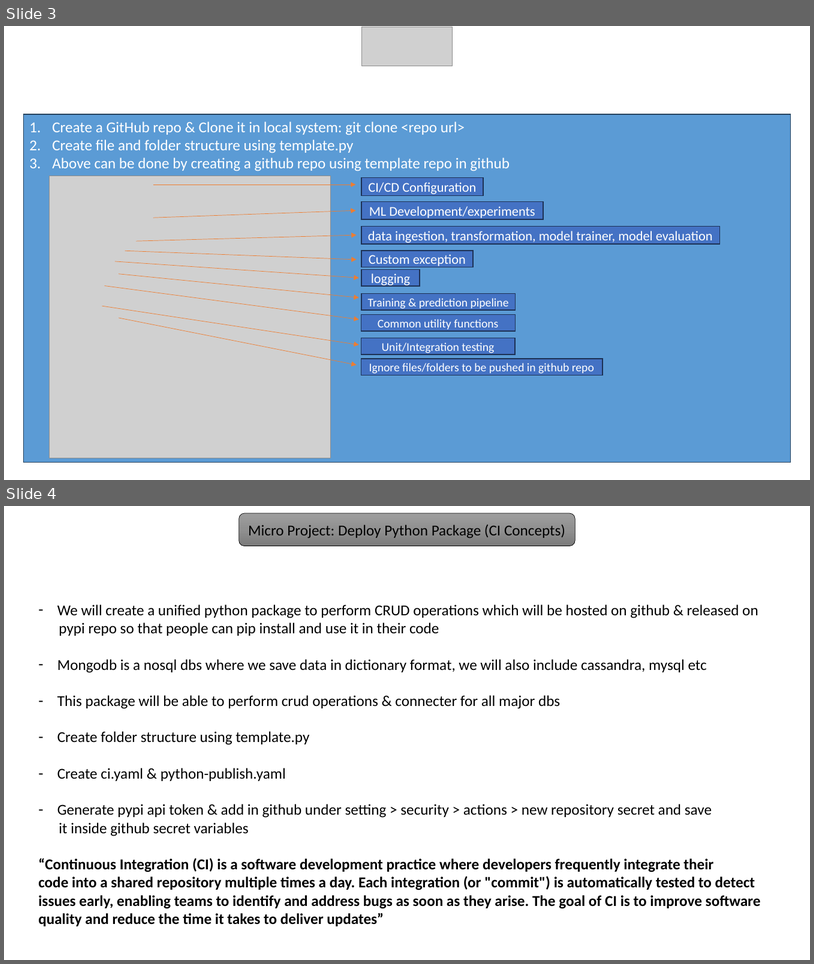
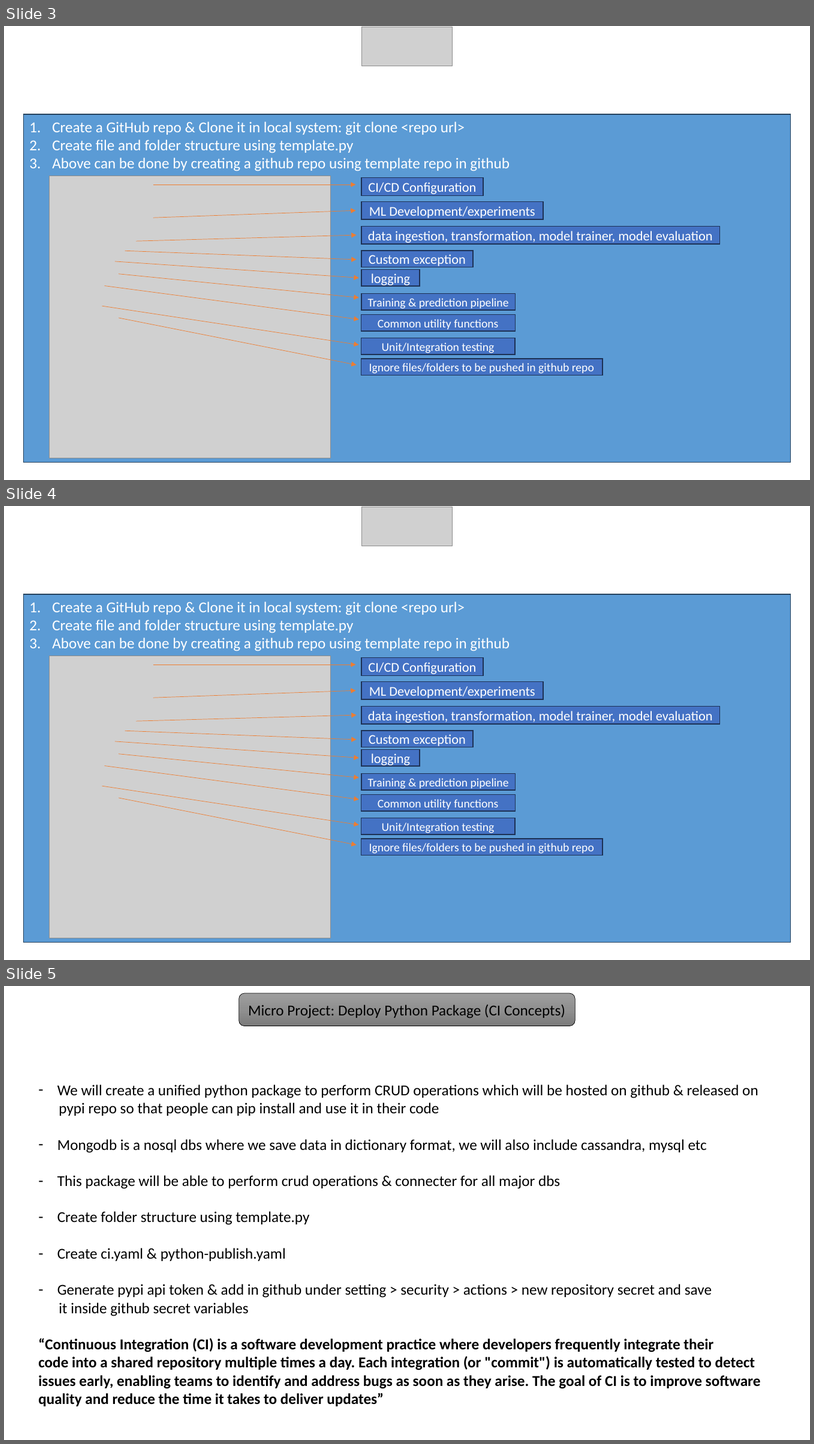
Before and after one commit to iamprashantjain/end-to-end-used-car-price-prediction, a slide deck: MLOps1.pptx. Shown one above the other, each under a label of ours: slides 3 and 4 before the commit, slides 3, 4 and 5 after it. The pictures are 814x964 and 814x1444 pixels, drawn with LibreOffice and Linux fonts; fonts in the diff are those of the drawing; grey boxes stand for pictures. Boxes give left, top, right and bottom in pixels: in the first picture for what was removed or moved away, otherwise in the second. Text is boxed around its words. In the diff, an @@ line names an element or a change of style, - is before the commit and + after.

```diff
--- a/MLOps1.pptx
+++ b/MLOps1.pptx
@@ slide 4 added at [4,506,810,960], background #FFFFFF @@
@@ picture added at [362,507,452,546] @@
@@ rectangle added at [23,594,791,942], fill #5B9BD5, outline #28445D 1 pt, 18 pt, text #FFFFFF @@
+1. Create a GitHub repo & Clone it in local system: git clone <repo url>
+2. Create file and folder structure using template.py
+3. Above can be done by creating a github repo using template repo in github
@@ picture added at [50,656,331,938] @@
@@ arrow added from (153, 664) to (356, 664), #ED7D31 0.5 pt @@
@@ rectangle added at [362,657,484,675], fill #4472C4, outline #1E3256 1 pt, 16 pt, text #FFFFFF @@
+CI/CD Configuration
@@ rectangle added at [362,681,543,699], fill #4472C4, outline #1E3256 1 pt, 16 pt, text #FFFFFF @@
+ML Development/experiments
@@ arrow added from (153, 698) to (356, 691), #ED7D31 0.5 pt @@
@@ arrow added from (137, 721) to (357, 715), #ED7D31 0.5 pt @@
@@ rectangle added at [362,706,720,724], fill #4472C4, outline #1E3256 1 pt, 16 pt, text #FFFFFF @@
+data ingestion, transformation, model trainer, model evaluation
@@ arrow added from (125, 730) to (357, 739), #ED7D31 0.5 pt @@
@@ rectangle added at [362,730,473,747], fill #4472C4, outline #1E3256 1 pt, 16 pt, text #FFFFFF @@
+Custom exception
@@ arrow added from (115, 741) to (359, 757), #ED7D31 0.5 pt @@
@@ arrow added from (119, 754) to (359, 778), #ED7D31 0.5 pt @@
@@ rectangle added at [362,749,420,766], fill #4472C4, outline #1E3256 1 pt, 16 pt, text #FFFFFF @@
+logging
@@ arrow added from (104, 766) to (359, 799), #ED7D31 0.5 pt @@
@@ rectangle added at [362,774,516,790], fill #4472C4, outline #1E3256 1 pt, 14 pt, text #FFFFFF @@
+Training & prediction pipeline
@@ arrow added from (102, 786) to (359, 825), #ED7D31 0.5 pt @@
@@ arrow added from (119, 798) to (357, 845), #ED7D31 0.5 pt @@
@@ rectangle added at [362,795,516,811], fill #4472C4, outline #1E3256 1 pt, 14 pt, text #FFFFFF @@
+Common utility functions
@@ rectangle added at [362,817,516,834], fill #4472C4, outline #1E3256 1 pt, 14 pt, text #FFFFFF @@
+Unit/Integration testing
@@ rectangle added at [362,839,603,855], fill #4472C4, outline #1E3256 1 pt, 14 pt, text #FFFFFF @@
+Ignore files/folders to be pushed in github repo
@@ what was slide 4 is now slide 5 @@
```
Also in this commit, not shown: 1 other file.
